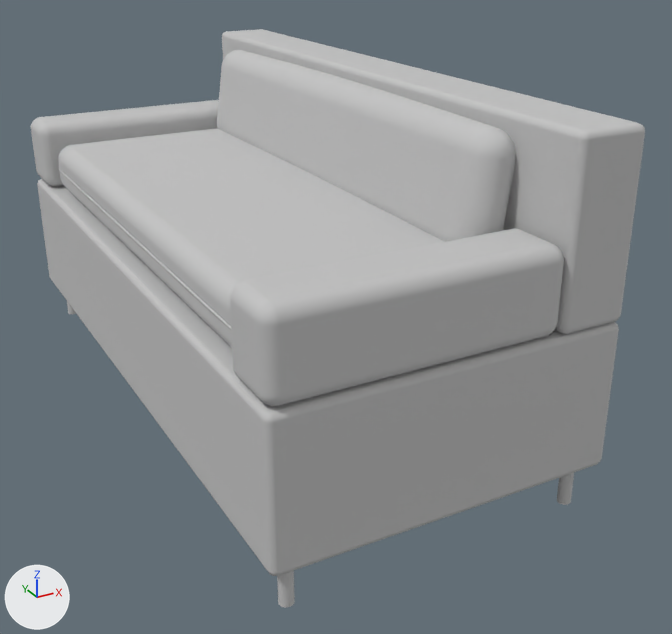
An edit to the glTF model models/kidsofa.glb, drawn before and after from the same camera.
One viewpoint serves both versions: a camera (50 mm lens) standing at (-0.514, -2.761, 1.144) and looking at (0.486, -0.943, 0.235). Every picture has the same lights, and +X, +Y and +Z are marked at lower left. The picture after the commit comes second. Vertices at exactly the same position are counted once.

The scene before the commit, as lines of its bpy script (objects in view):
```python
me_cushion = bpy.data.meshes.new('cushion')
me_cushion.from_pydata(...)  # 1524 vertices, 3040 faces; spans x 0.03..0.618, y -1.44..-0.16, z 0.42..0.778
me_cushion.materials.append(mat_cushion)  # light grey #c4c4c4
me_metal = bpy.data.meshes.new('metal')
me_metal.from_pydata(...)  # a 12-sided cylinder along z spanning x 0.04..0.06, y -0.06..-0.04, z 0.0..0.1; a 12-sided cylinder along z spanning x 0.69..0.71, y -0.06..-0.04, z 0.0..0.1; a 12-sided cylinder along z spanning x 0.04..0.06, y -1.57..-1.53, z 0.0..0.1; a 12-sided cylinder along z spanning x 0.69..0.71, y -1.57..-1.53, z 0.0..0.1
me_metal.materials.append(mat_metal)  # light grey #c4c4c4
me_upholstery = bpy.data.meshes.new('upholstery')
me_upholstery.from_pydata(...)  # 996 vertices, 2000 faces; spans x 0.0..0.75, y -1.6..0.0, z 0.1..0.8
me_upholstery.materials.append(mat_upholstery)  # light grey #c4c4c4
ob_cushion = bpy.data.objects.new('cushion', me_cushion)
ob_cushion.location = (0.0, 0.0, 0.0)
ob_metal = bpy.data.objects.new('metal', me_metal)
ob_metal.location = (0.0, 0.0, 0.0)
ob_upholstery = bpy.data.objects.new('upholstery', me_upholstery)
ob_upholstery.location = (0.0, 0.0, 0.0)
```
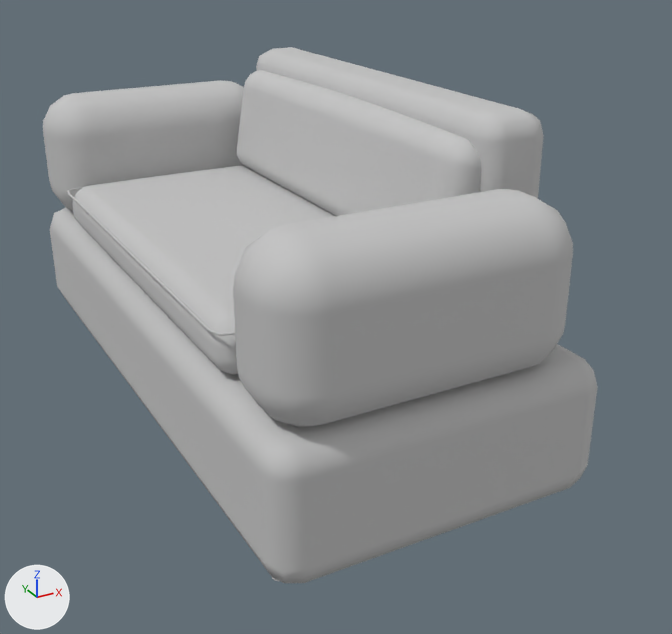
The edits, one by one:
me_metal is used by ob_metal; location (0.0, 0.0, 0.0).
me_metal had 104 vertices, 192 faces and spanned x 0.04..0.71, y -1.57..-0.04, z 0.0..0.1.
me_metal now has 104 vertices, 192 faces and spans x 0.05..0.68, y -1.5..-0.1, z 0.0..0.05.
me_metal part 1: the whole mesh is scaled about its middle by (0.908, 0.907, 0.5), then moved by (-0.01, 0.0, -0.03).
me_upholstery is used by ob_upholstery; location (0.0, 0.0, 0.0).
me_upholstery had 996 vertices, 2000 faces and spanned x 0.0..0.75, y -1.6..0.0, z 0.1..0.8.
me_upholstery now has 882 vertices, 1748 faces and spans x 0.01..0.75, y -1.6..0.0, z 0.04..0.78.
me_upholstery part 2: the loose piece of 572 vertices spanning x 0.0..0.75, y -1.6..0.0, z 0.1..0.8 is rebuilt with 322 vertices and now spans x 0.01..0.74, y -1.6..0.0, z 0.04..0.34.
me_upholstery part 3: a new loose piece of 176 vertices spanning x 0.59..0.75, y -1.36..-0.24, z 0.34..0.78, in mat_upholstery (light grey #c4c4c4).
me_upholstery part 4: 211 vertices removed from x 0.0..0.6, y -0.15..0.0, z 0.42..0.6; 191 vertices added at x 0.02..0.66, y -0.24..0.0, z 0.33..0.67.
me_upholstery part 5: 211 vertices removed from x 0.0..0.6, y -1.6..-1.45, z 0.42..0.6; 191 vertices added at x 0.02..0.66, y -1.6..-1.36, z 0.33..0.67.
me_cushion is used by ob_cushion; location (0.0, 0.0, 0.0).
me_cushion had 1524 vertices, 3040 faces and spanned x 0.03..0.618, y -1.44..-0.16, z 0.42..0.778.
me_cushion now has 1464 vertices, 2920 faces and spans x 0.03..0.649, y -1.34..-0.26, z 0.34..0.737.
me_cushion part 6: the loose piece of 938 vertices spanning x 0.03..0.58, y -1.44..-0.16, z 0.42..0.562 is rebuilt with 836 vertices and now spans x 0.03..0.57, y -1.34..-0.26, z 0.34..0.475.
me_cushion part 7: the loose piece of 586 vertices spanning x 0.497..0.618, y -1.44..-0.16, z 0.513..0.778 is rebuilt with 628 vertices and now spans x 0.508..0.649, y -1.33..-0.27, z 0.449..0.737.

Boxes [x1, y1, x2, y2] around the edits, measured in the pictures (672 x 634 px; the box of a moved part takes in the faces that stretch with it):
'upholstery', reshaped (10% narrower): before [31, 29, 645, 576]; after [43, 47, 598, 583]
'cushion', reshaped (11% narrower): before [58, 50, 516, 348]; after [73, 70, 481, 375]
'metal', rescaled (mostly hidden afterwards): before [67, 302, 574, 608]; after [272, 577, 279, 581]
part 2 of me_upholstery, rebuilt (10% narrower, 31% shorter): before [37, 29, 645, 576]; after [50, 207, 598, 583]
part 3 of me_upholstery, added: after [256, 47, 544, 199]
part 4 of me_upholstery, moved or reshaped: before [31, 100, 219, 187]; after [43, 81, 244, 211]
part 5 of me_upholstery, moved or reshaped: before [230, 229, 564, 406]; after [233, 189, 573, 427]
part 6 of me_cushion, rebuilt: before [58, 129, 444, 348]; after [73, 166, 335, 375]
part 7 of me_cushion, rebuilt: before [217, 50, 516, 242]; after [237, 70, 481, 216]
